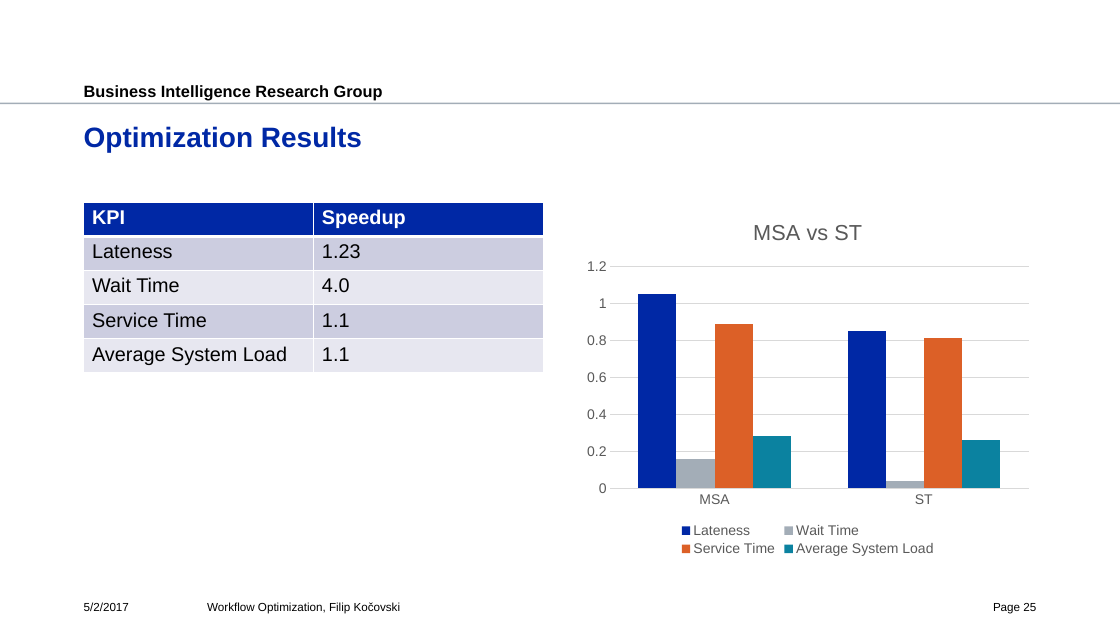
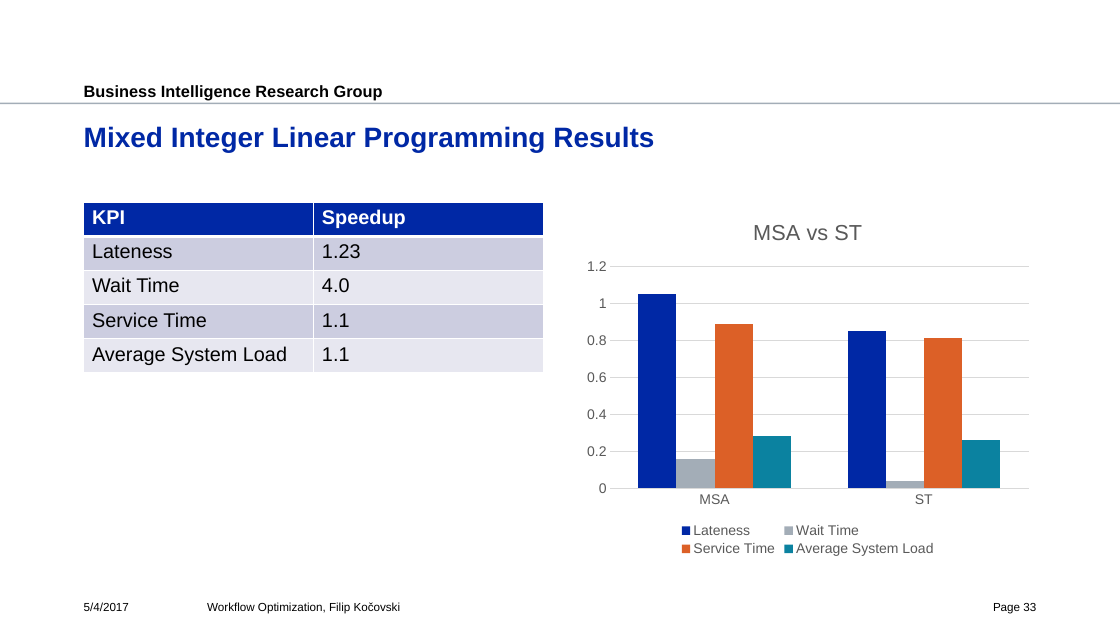
Before and after one commit to fkocovski/mt_presentation, a slide deck: slide 33 of Workflow Optimization.pptx (slide 25 before the commit). Drawn at 1120x630 pixels with LibreOffice and Linux fonts; fonts in the diff are those of the drawing; background and template pictures are left out. Boxes give left, top, right and bottom in pixels: in the first picture for what was removed or moved away, otherwise in the second. Text is boxed around its words. In the diff, an @@ line names an element or a change of style, - is before the commit and + after.

```diff
--- a/Workflow Optimization.pptx
+++ b/Workflow Optimization.pptx
@@ title at [84, 126, 654, 152]: text changed @@
-Optimization Results
+Mixed Integer Linear Programming Results
@@ text at [84, 602, 129, 611]: text changed @@
-5/2/2017
+5/4/2017
@@ page number at [993, 603, 1036, 613]: text changed @@
-Page 25
+Page 33
```
Also in this commit, not shown: 34 other slides changed, 8 slides added.
